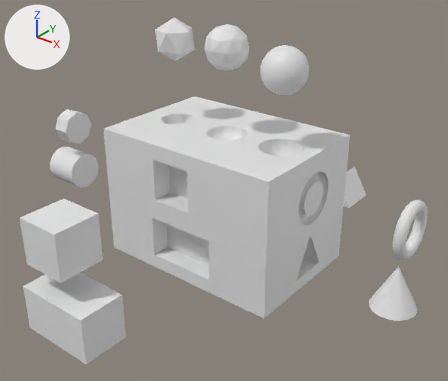
The Blender file Atividade 3d Blender/CuboEducativo.blend: old version first, new version second.
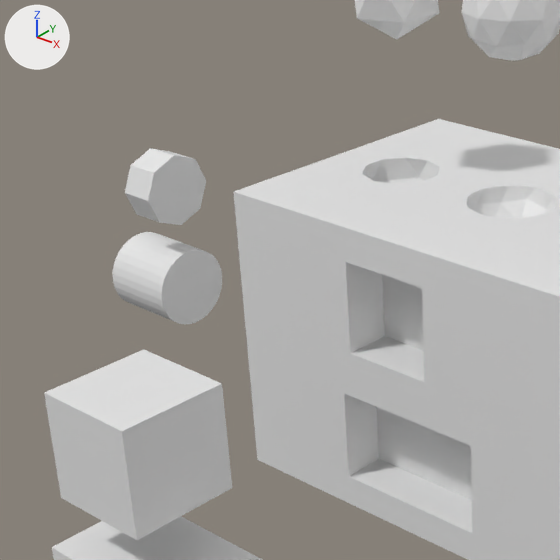
Each version appears first whole from a camera (50 mm lens) standing at (20.12, -23.37, 14.85) and looking at (3.88, -3.07, 2.26), and next in a close-up on the part from 0% to 55% of the width and 11% to 77% of the height. Arrows for +X, +Y and +Z are at upper left; the lights stay in place.

The older version as bpy lines, for what is in view:
```python
me_cilindro = bpy.data.meshes.new('Cilindro')
me_cilindro.from_pydata(...)  # a 32-sided cylinder along z spanning x -1.0..1.0, y -1.0..1.0, z -1.0..1.0
me_circle_003 = bpy.data.meshes.new('Circle.003')
me_circle_003.from_pydata(...)  # an 8-sided cylinder along z spanning x -0.93..0.93, y -0.93..0.93, z 0.0..0.91
me_cube = bpy.data.meshes.new('Cube')
me_cube.from_pydata(...)  # a box spanning x -1.0..1.0, y -1.0..1.0, z -1.0..1.0
me_cube.materials.append(mat_material)  # white #e7e7e7
ob_cilindro = bpy.data.objects.new('Cilindro', me_cilindro)
ob_cilindro.location = (-8.02, -2.45, 0.0)
ob_cilindro.rotation_euler = (0.0, 4.712, 0.0)  # degrees (0, 270, 0)
ob_circle_002 = bpy.data.objects.new('Circle.002', me_circle_003)
ob_circle_002.location = (-8.07, -2.49, 2.63)
ob_circle_002.rotation_euler = (1.571, 0.0, 1.571)  # degrees (90, 0, 90)
_m = ob_circle_002.modifiers.new('Boolean', 'BOOLEAN')
ob_cube = bpy.data.objects.new('Cube', me_cube)
ob_cube.location = (2.84, -11.44, 3.09)
_m = ob_cube.modifiers.new('Boolean', 'BOOLEAN')
_m.object = ob_cube_001
# also in view: 'Icosphere' at (0.48, -2.41, 8.66); 'Cube.002' at (3.36, -2.34, 1.61); 'Cube.001' at (3.3, -11.62, 0.09); 'Esfera icosaédrica' at (3.51, -2.41, 8.72)
```
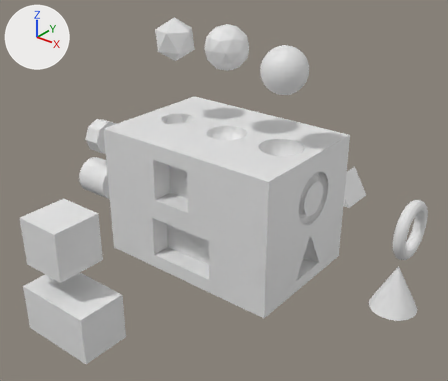
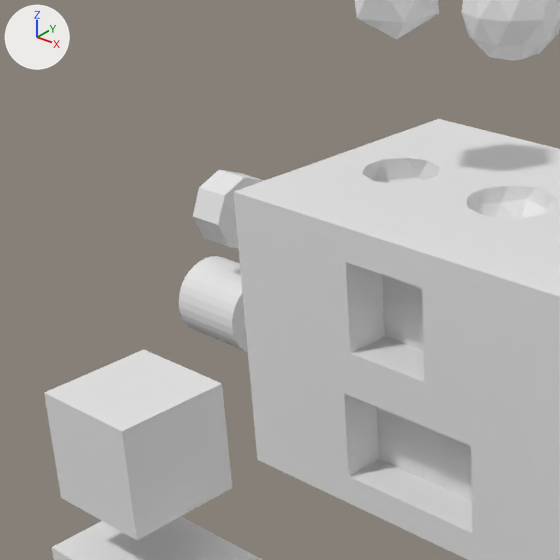
What differs and where, as boxes (x1, y1, x2, y2) in the close-ups (560 x 560 px):
'Cilindro', moved
    before: (113, 232, 222, 325)
    after: (179, 256, 248, 352)
'Circle.002', moved
    before: (125, 148, 206, 225)
    after: (193, 170, 264, 248)

The change, as a list of edits to the scene's bpy script:
```text
Change ob_cilindro:
    ob_cilindro.location: (-8.02, -2.45, 0.0) -> (-5.36, -2.45, 0.0)
Change ob_circle_002:
    ob_circle_002.location: (-8.07, -2.49, 2.63) -> (-5.47, -2.49, 2.63)
```
